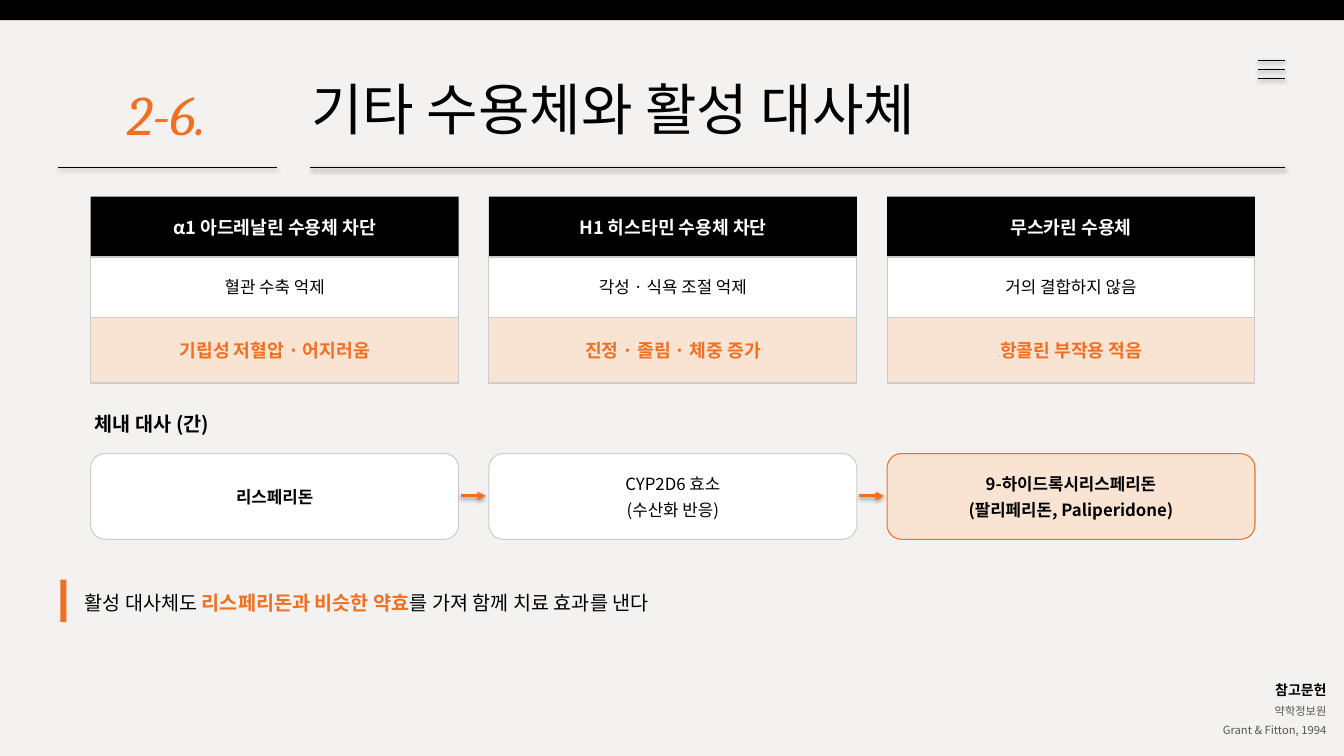
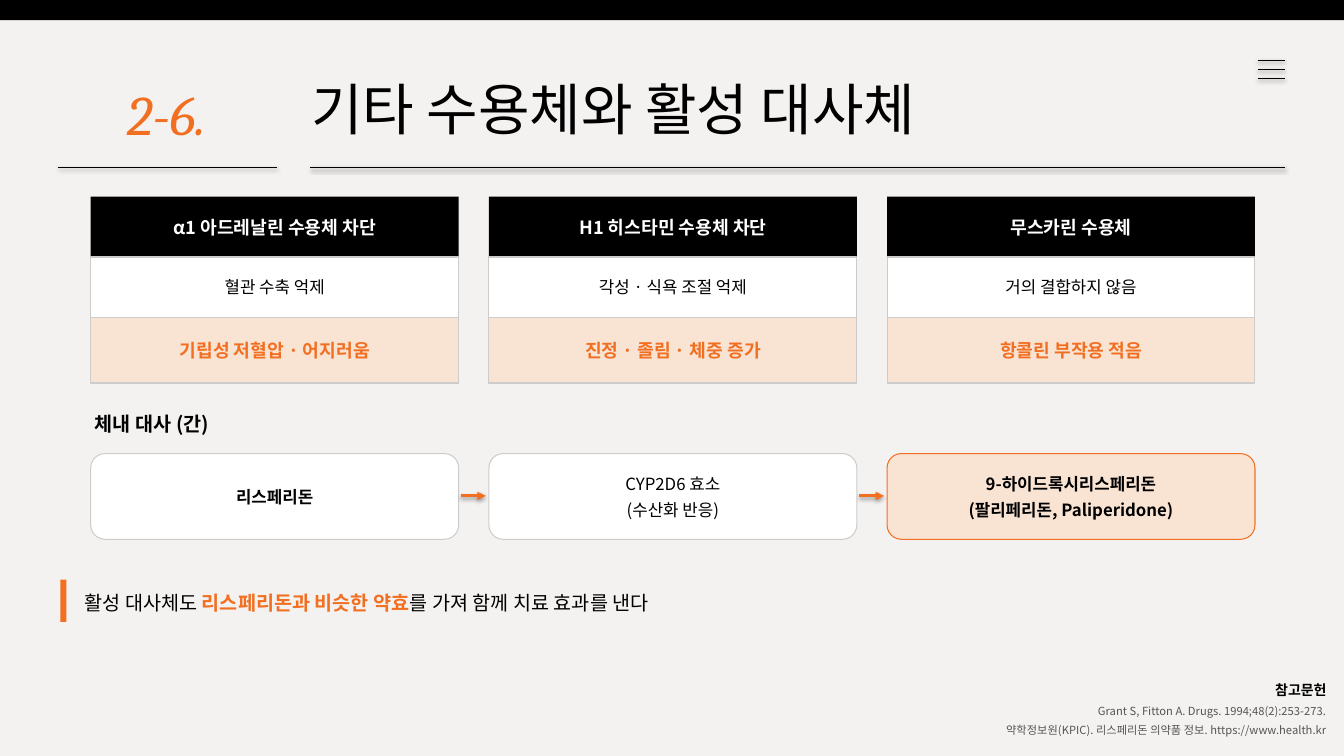
Before and after one commit to wlwl991123-prog/webtoon-app, a slide deck: slide 9 of risperidone.pptx. Drawn at 1344x756 pixels with LibreOffice and Linux fonts; fonts in the diff are those of the drawing. Boxes give left, top, right and bottom in pixels: in the first picture for what was removed or moved away, otherwise in the second. Text is boxed around its words. In the diff, an @@ line names an element or a change of style, - is before the commit and + after.

```diff
--- a/risperidone.pptx
+++ b/risperidone.pptx
@@ text at [1006, 706, 1326, 737]: text changed @@
-약학정보원
-Grant & Fitton, 1994
+Grant S, Fitton A. Drugs. 1994;48(2):253-273.
+약학정보원(KPIC). 리스페리돈 의약품 정보. https://www.health.kr
```
Also in this commit, not shown: 9 other slides changed.
